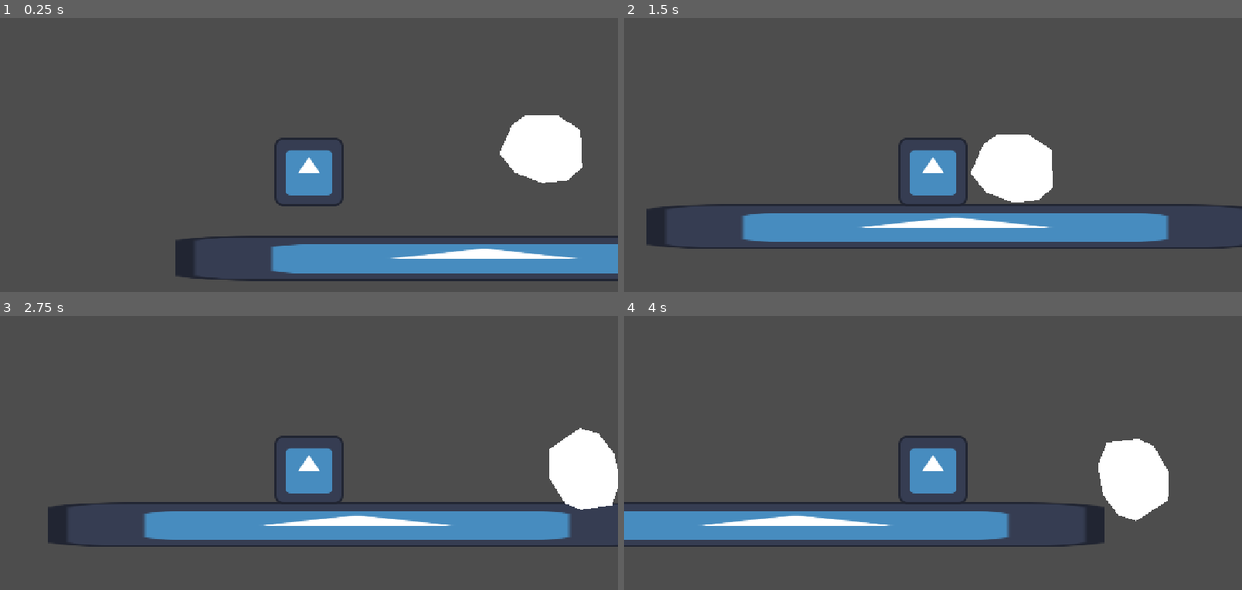
Above: before the commit, frames 1-4 (two rows, left to right).
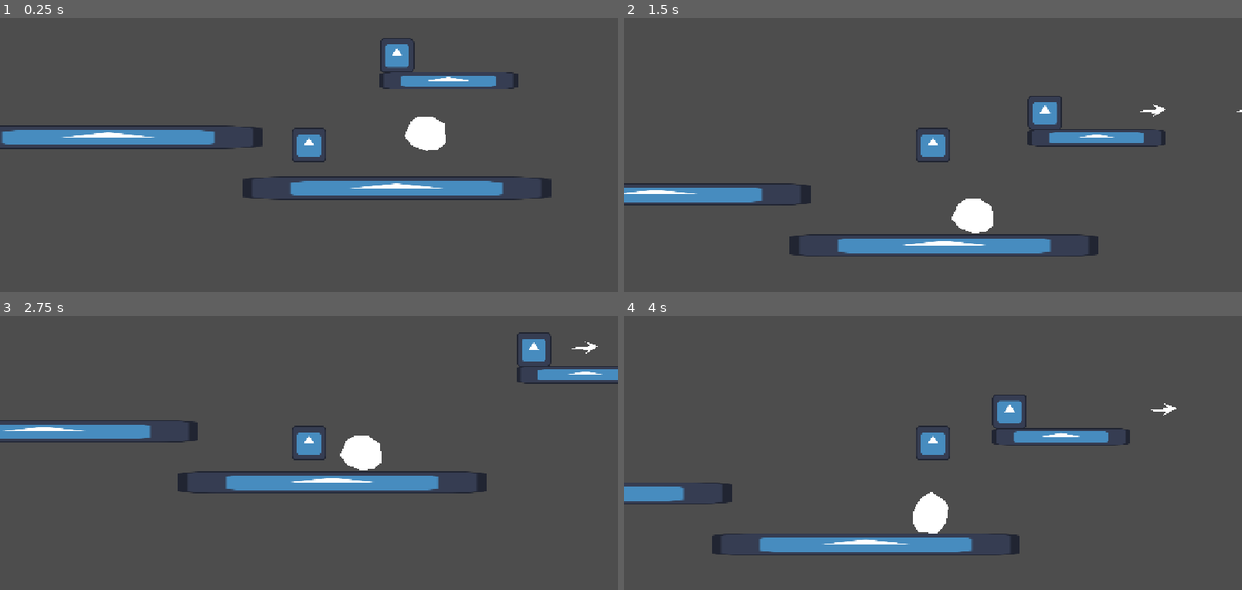
Above: after the commit, the same moments.

Repository: InnDieGames/godot-platformer
Game: Godot game, scene res://Level.tscn
Two runs of this game, one before a commit and one after it. Both use one fixed random seed, a clock stepped at 60 frames per second and the inputs below. The engine's default icon, where the game draws it, is replaced by a stand-in: a white triangle on a blue panel in a dark square.
Inputs:
- Up to frame 1 (0.25 s): no input
- Up to frame 2 (1.5 s): tap Enter (ui_accept) at 0.5, 0.77 s; hold Right (ui_right) from 0.53 s (still down)
- Up to frame 3 (2.75 s): tap Enter (ui_accept) at 1.52 s; release Right (ui_right) at 2.03 s; hold Left (ui_left) from 2.03 s (still down)
- Up to frame 4 (4 s): release Left (ui_left) at 2.78 s; hold Right (ui_right) from 2.78 s (still down); tap Enter (ui_accept) at 3.02, 3.77 s

The runs differ from the first frame. In frame 1, 18% of the frame differs, in the area x 0-100%, y 7-97%; in frame 2, 17%; in frame 3, 18%, in the area x 0-100%, y 5-85%; in frame 4, 16%.

Commit message:
spiel fertig :)

Diff:
--- /dev/null
+++ b/Bullet.tscn
@@ -0,0 +1,16 @@
+[gd_scene format=3 uid="uid://efqihhycxpop"]
+
+[ext_resource type="Script" uid="uid://cn5y5podjtlm4" path="res://bullet.gd" id="1_ayd6b"]
+
+[node name="Area2D" type="Area2D" unique_id=278852654]
+script = ExtResource("1_ayd6b")
+
+[node name="Polygon2D" type="Polygon2D" parent="." unique_id=1041444260]
+polygon = PackedVector2Array(10, -5, 94, -13, 72, -31, 125, -13, 68, 20, 88, 2)
+metadata/_edit_lock_ = true
+
+[node name="CollisionPolygon2D" type="CollisionPolygon2D" parent="." unique_id=1371253693]
+polygon = PackedVector2Array(-2, -1, 91, -14, 71, -32, 124, -13, 69, 19, 88, 3, 10, -5)
+metadata/_edit_lock_ = true
+
+[connection signal="body_entered" from="." to="." method="_on_body_entered"]
--- a/Level.tscn
+++ b/Level.tscn
@@ -1,42 +1,30 @@
 [gd_scene format=3 uid="uid://cmjqqu05dqhyp"]
 
 [ext_resource type="Texture2D" uid="uid://dyn44k75igsrg" path="res://icon.svg" id="1_bexhn"]
-[ext_resource type="Script" uid="uid://bbxndd8s1xl2x" path="res://player.gd" id="2_t7iv1"]
-
-[sub_resource type="RectangleShape2D" id="RectangleShape2D_6uta2"]
-size = Vector2(128.22243, 126.457855)
-
-[sub_resource type="RectangleShape2D" id="RectangleShape2D_jj4vh"]
-size = Vector2(122, 124)
+[ext_resource type="PackedScene" uid="uid://bafpsppybqs8c" path="res://Platform.tscn" id="1_wkftn"]
+[ext_resource type="PackedScene" uid="uid://rcxni45cw5lf" path="res://Player.tscn" id="2_t7iv1"]
+[ext_resource type="Script" uid="uid://bwn755hx3wwma" path="res://moving_platform.gd" id="3_q4iis"]
+[ext_resource type="Script" uid="uid://bmvuljn1ixelm" path="res://enemy.gd" id="5_m3clv"]
 
 [sub_resource type="CircleShape2D" id="CircleShape2D_kjfh8"]
 radius = 67.00746
 
+[sub_resource type="RectangleShape2D" id="RectangleShape2D_d2k7y"]
+size = Vector2(518, 63)
+
+[sub_resource type="RectangleShape2D" id="RectangleShape2D_kjfh8"]
+size = Vector2(124, 123)
+
 [node name="Node2D" type="Node2D" unique_id=4597657]
 
-[node name="StaticBody2D" type="StaticBody2D" parent="." unique_id=111563449]
+[node name="StaticBody2D2" parent="." unique_id=1192229484 instance=ExtResource("1_wkftn")]
+position = Vector2(-494.99988, 415)
+
+[node name="StaticBody2D" parent="." unique_id=1782139307 instance=ExtResource("1_wkftn")]
 position = Vector2(579.5, 605.5)
-scale = Vector2(8.9921875, 0.6484375)
 
-[node name="Sprite2D" type="Sprite2D" parent="StaticBody2D" unique_id=1508206270]
-texture = ExtResource("1_bexhn")
-
-[node name="CollisionShape2D" type="CollisionShape2D" parent="StaticBody2D" unique_id=928648085]
-position = Vector2(0, 0.77111816)
-shape = SubResource("RectangleShape2D_6uta2")
-
-[node name="CharacterBody2D" type="CharacterBody2D" parent="." unique_id=969488715]
+[node name="CharacterBody2D" parent="." unique_id=2126813668 groups=["player"] instance=ExtResource("2_t7iv1")]
 position = Vector2(253, 416)
-script = ExtResource("2_t7iv1")
-
-[node name="Sprite2D2" type="Sprite2D" parent="CharacterBody2D" unique_id=574383204]
-texture = ExtResource("1_bexhn")
-
-[node name="CollisionShape2D" type="CollisionShape2D" parent="CharacterBody2D" unique_id=304802151]
-shape = SubResource("RectangleShape2D_jj4vh")
-
-[node name="Camera2D" type="Camera2D" parent="CharacterBody2D" unique_id=1861944550]
-offset = Vector2(0, -100)
 
 [node name="RigidBody2D" type="RigidBody2D" parent="." unique_id=966549382]
 
@@ -47,3 +35,31 @@
 [node name="Polygon2D" type="Polygon2D" parent="RigidBody2D" unique_id=1442374893]
 position = Vector2(602, 374)
 polygon = PackedVector2Array(6, 8, 35, 44, 86, 63, 133, 58, 160, 34, 157, -36, 113, -64, 55, -64, 30, -46)
+
+[node name="AnimatableBody2D" type="AnimatableBody2D" parent="." unique_id=1028087066]
+position = Vector2(454, 182)
+script = ExtResource("3_q4iis")
+
+[node name="Sprite2D" type="Sprite2D" parent="AnimatableBody2D" unique_id=1875731882]
+position = Vector2(249, 22)
+scale = Vector2(4.015625, 0.5)
+texture = ExtResource("1_bexhn")
+metadata/_edit_lock_ = true
+
+[node name="CollisionShape2D" type="CollisionShape2D" parent="AnimatableBody2D" unique_id=995927746]
+position = Vector2(249, 21.5)
+shape = SubResource("RectangleShape2D_d2k7y")
+metadata/_edit_lock_ = true
+
+[node name="CharacterBody2D2" type="CharacterBody2D" parent="." unique_id=1530303824]
+position = Vector2(551, 102)
+script = ExtResource("5_m3clv")
+
+[node name="Sprite2D" type="Sprite2D" parent="CharacterBody2D2" unique_id=1201582442]
+texture = ExtResource("1_bexhn")
+metadata/_edit_lock_ = true
+
+[node name="CollisionShape2D" type="CollisionShape2D" parent="CharacterBody2D2" unique_id=1104459106]
+position = Vector2(-1, 0.5)
+shape = SubResource("RectangleShape2D_kjfh8")
+metadata/_edit_lock_ = true
--- /dev/null
+++ b/Platform.tscn
@@ -0,0 +1,16 @@
+[gd_scene format=3 uid="uid://bafpsppybqs8c"]
+
+[ext_resource type="Texture2D" uid="uid://dyn44k75igsrg" path="res://icon.svg" id="1_ibub6"]
+
+[sub_resource type="RectangleShape2D" id="RectangleShape2D_6uta2"]
+size = Vector2(128.22243, 126.457855)
+
+[node name="StaticBody2D" type="StaticBody2D" unique_id=1192229484]
+scale = Vector2(8.9921875, 0.6484375)
+
+[node name="Sprite2D" type="Sprite2D" parent="." unique_id=1754383738]
+texture = ExtResource("1_ibub6")
+
+[node name="CollisionShape2D" type="CollisionShape2D" parent="." unique_id=2144576745]
+position = Vector2(0, 0.77111816)
+shape = SubResource("RectangleShape2D_6uta2")
--- /dev/null
+++ b/Player.tscn
@@ -0,0 +1,20 @@
+[gd_scene format=3 uid="uid://rcxni45cw5lf"]
+
+[ext_resource type="Script" uid="uid://bbxndd8s1xl2x" path="res://player.gd" id="1_kpjcp"]
+[ext_resource type="Texture2D" uid="uid://dyn44k75igsrg" path="res://icon.svg" id="2_kne1u"]
+
+[sub_resource type="RectangleShape2D" id="RectangleShape2D_jj4vh"]
+size = Vector2(122, 124)
+
+[node name="CharacterBody2D" type="CharacterBody2D" unique_id=2126813668]
+script = ExtResource("1_kpjcp")
+
+[node name="Sprite2D2" type="Sprite2D" parent="." unique_id=1833004867]
+texture = ExtResource("2_kne1u")
+
+[node name="CollisionShape2D" type="CollisionShape2D" parent="." unique_id=76000263]
+shape = SubResource("RectangleShape2D_jj4vh")
+
+[node name="Camera2D" type="Camera2D" parent="." unique_id=938161814]
+offset = Vector2(0, -100)
+zoom = Vector2(0.5, 0.5)
--- /dev/null
+++ b/bullet.gd
@@ -0,0 +1,19 @@
+extends Area2D
+
+const SPEED = 1000
+var direction = 1
+
+# Called when the node enters the scene tree for the first time.
+func _ready() -> void:
+	pass # Replace with function body.
+
+
+# Called every frame. 'delta' is the elapsed time since the previous frame.
+func _physics_process(delta: float) -> void:
+	move_local_x(direction * SPEED * delta)
+
+
+func _on_body_entered(body: Node2D) -> void:
+	if (body.is_in_group("player")):
+		print("you got hit by a bullet :(")
+		get_tree().reload_current_scene()
--- /dev/null
+++ b/enemy.gd
@@ -0,0 +1,29 @@
+extends CharacterBody2D
+
+const COOLDOWN = .5
+const BULLET : Resource = preload("res://Bullet.tscn")
+var timer : float = 0
+
+# Called when the node enters the scene tree for the first time.
+func _ready() -> void:
+	pass # Replace with function body.
+
+func gravity(delta: float):
+	# Add the gravity.
+	if not is_on_floor():
+		velocity += get_gravity() * delta
+
+func _physics_process(delta: float) -> void:
+	gravity(delta)
+	move_and_slide()
+
+# Called every frame. 'delta' is the elapsed time since the previous frame.
+func _process(delta: float) -> void:
+	timer += delta
+
+	if (timer >= COOLDOWN):
+		timer = 0
+		var newBullet : Area2D = BULLET.instantiate()
+		newBullet.global_position = global_position
+		get_tree().root.add_child(newBullet)
+		print("pew")
--- /dev/null
+++ b/moving_platform.gd
@@ -0,0 +1,20 @@
+extends AnimatableBody2D
+
+var startX
+var moveDistance = 900
+var moveSpeed = 300 # x per second
+var direction = 1
+
+# Called when the node enters the scene tree for the first time.
+func _ready() -> void:
+	startX = position.x
+
+func _physics_process(delta: float) -> void:
+	var currentPosition = position.x
+
+	if (currentPosition >= startX + moveDistance):
+		direction = -1
+	elif (currentPosition <= startX):
+		direction = 1
+
+	move_local_x(direction * moveSpeed * delta)
--- a/player.gd
+++ b/player.gd
@@ -2,14 +2,15 @@
 
 
 const SPEED = 300.0
-const JUMP_VELOCITY = -400.0
+const JUMP_VELOCITY = -750.0
+const GAME_OVER_THRESHOLD = 5e3
 
-
-func _physics_process(delta: float) -> void:
+func gravity(delta: float):
 	# Add the gravity.
 	if not is_on_floor():
 		velocity += get_gravity() * delta
 
+func input():
 	# Handle jump.
 	if Input.is_action_just_pressed("ui_accept") and is_on_floor():
 		velocity.y = JUMP_VELOCITY
@@ -22,8 +23,7 @@
 	else:
 		velocity.x = move_toward(velocity.x, 0, SPEED)
 
-	move_and_slide()
-
+func collisions():
 	for i in get_slide_collision_count():
 		var collision = get_slide_collision(i)
 		var collider = collision.get_collider()
@@ -32,3 +32,18 @@
 			# Apply impulse opposite to the collision normal
 			var push_force = 80.0
 			collider.apply_central_impulse(-collision.get_normal() * push_force)
+
+func check_game_over():
+	if (position.y > GAME_OVER_THRESHOLD):
+		print("You dead :(")
+		get_tree().reload_current_scene()
+
+func _physics_process(delta: float) -> void:
+	gravity(delta)
+	input()
+
+	move_and_slide()
+
+	collisions()
+
+	check_game_over()
--- a/project.godot
+++ b/project.godot
@@ -19,6 +19,10 @@
 
 window/stretch/mode="canvas_items"
 window/stretch/aspect="expand"
+
+[global_group]
+
+player=""
 
 [input]
 
Not shown, added: bullet.gd.uid
Not shown, added: enemy.gd.uid
Not shown, added: moving_platform.gd.uid
